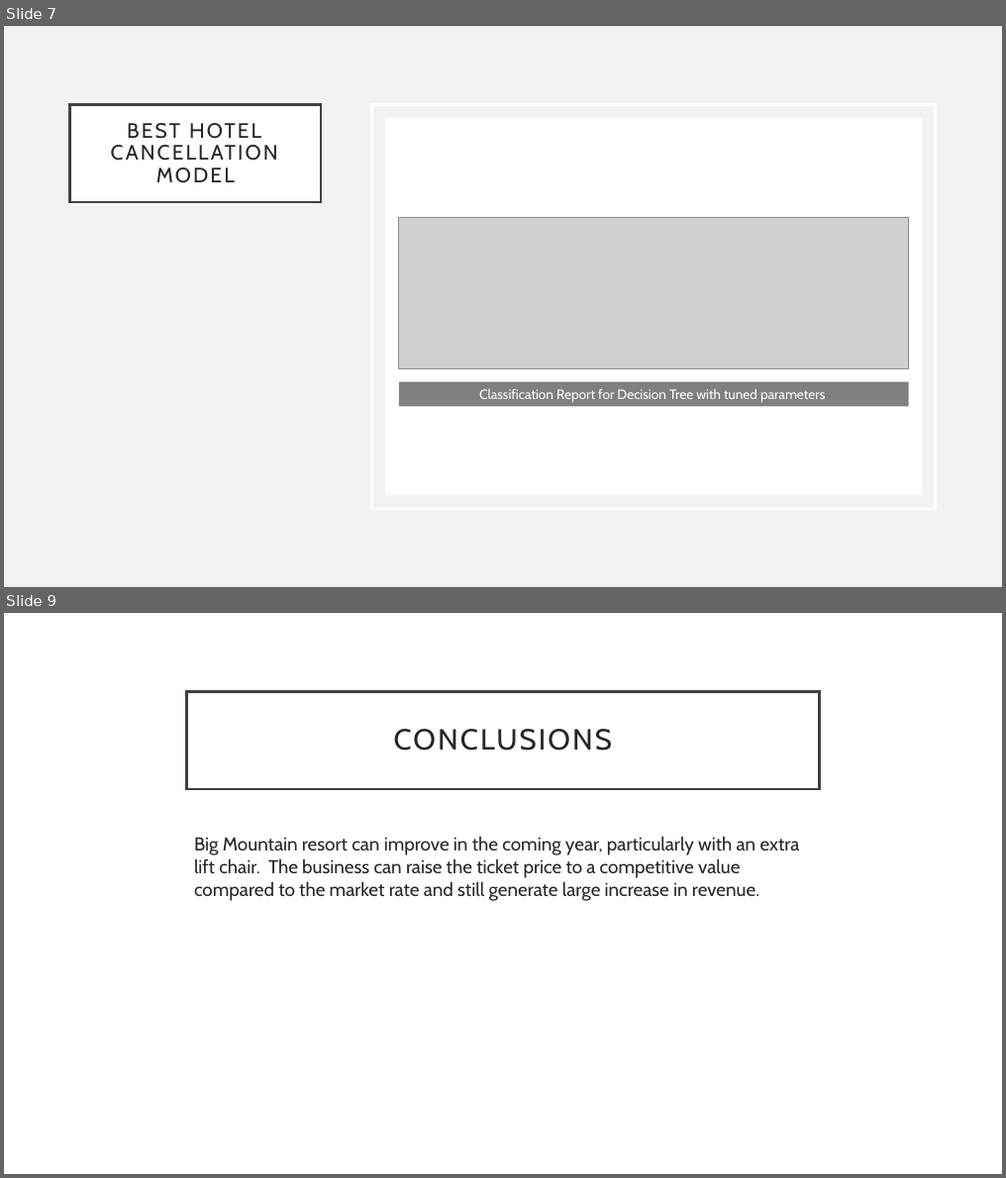
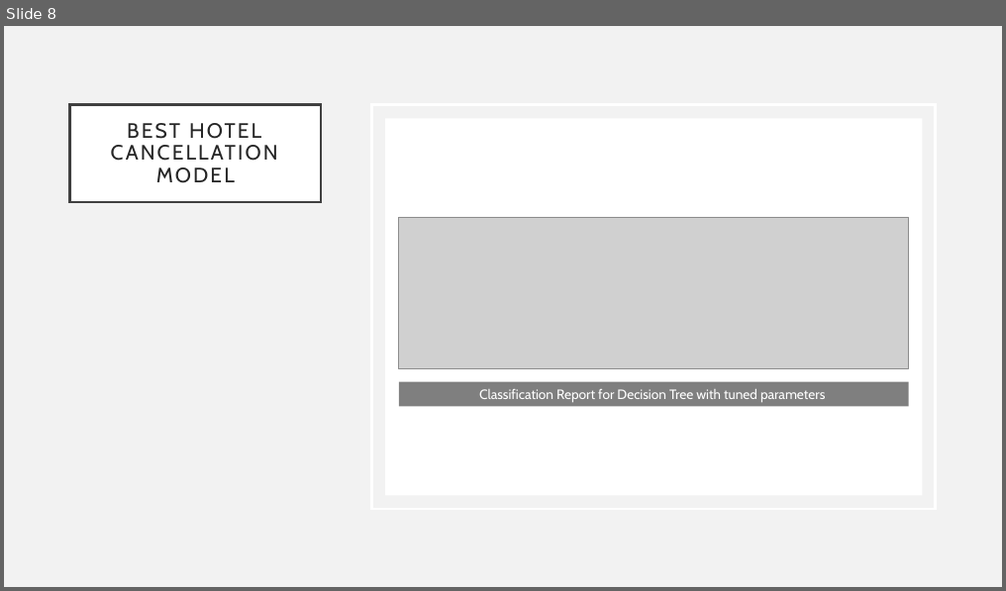
Before and after one commit to asy1113/Springboard_Data_Science, a slide deck: Hotel_Price_Cancellation_Project/Reports/Soyoung_hotel_presentation.pptx. Shown one above the other, each under a label of ours: slides 7 and 9 before the commit, slide 8 after it; the slides between them are not shown. The pictures are 1006x1178 and 1006x591 pixels, drawn with LibreOffice and Linux fonts; fonts in the diff are those of the drawing; grey boxes stand for pictures. Boxes give left, top, right and bottom in pixels: in the first picture for what was removed or moved away, otherwise in the second. Text is boxed around its words. In the diff, an @@ line names an element or a change of style, - is before the commit and + after.

```diff
--- a/Hotel_Price_Cancellation_Project/Reports/Soyoung_hotel_presentation.pptx
+++ b/Hotel_Price_Cancellation_Project/Reports/Soyoung_hotel_presentation.pptx
@@ slide 9 removed at [4,613,1002,1174], background #FFFFFF @@
@@ title removed at [187,691,819,789] @@
-CONCLUSIONS
@@ text removed at [194,837,800,901] @@
-Big Mountain resort can improve in the coming year, particularly with an extra lift chair. The business can raise the ticket price to a competitive value compared to the market rate and still generate large increase in revenue.
@@ what was slide 7 is now slide 8 @@
```
Also in this commit, not shown: 3 slides changed, 3 slides added, 16 other files.
